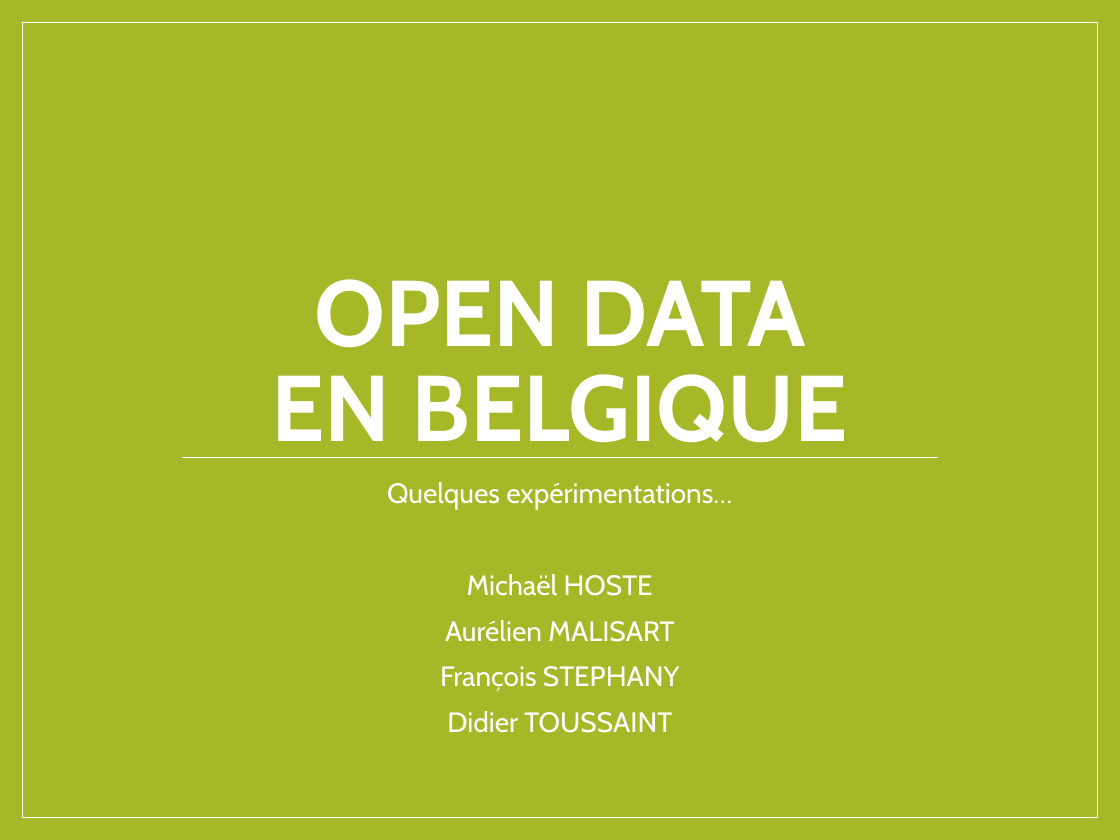
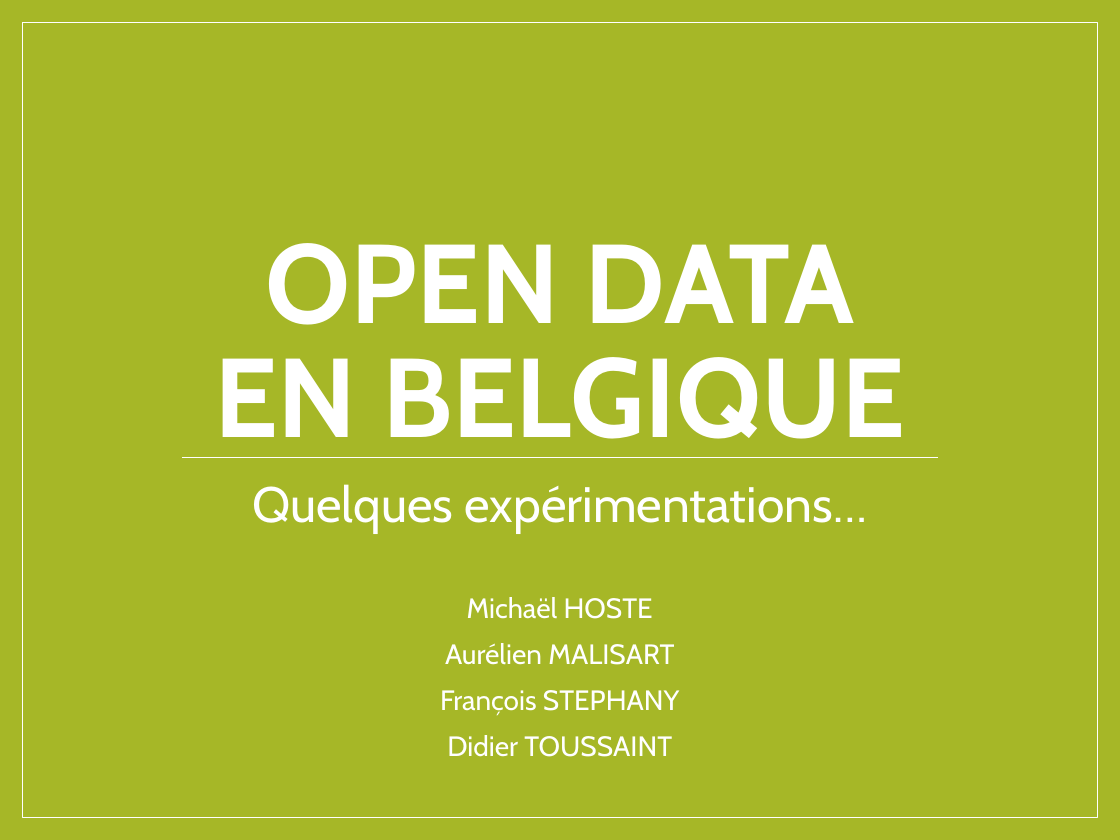
Before and after one commit to micbelgique/mordatality, a slide deck: slide 1 of presentation-summercamp2015.pptx. Drawn at 1120x840 pixels with LibreOffice and Linux fonts; fonts in the diff are those of the drawing. Boxes give left, top, right and bottom in pixels: in the first picture for what was removed or moved away, otherwise in the second. Text is boxed around its words. In the diff, an @@ line names an element or a change of style, - is before the commit and + after.

```diff
--- a/presentation-summercamp2015.pptx
+++ b/presentation-summercamp2015.pptx
@@ title "OPEN DATA EN BELGIQUE" at <box>214,243,905,458</box>: size 60 to 72 pt @@
@@ subtitle at <box>252,484,866,533</box>: size 18 to 32 pt in "Quelques expérimentations…" @@
```
Also in this commit, not shown: 8 other slides changed.
